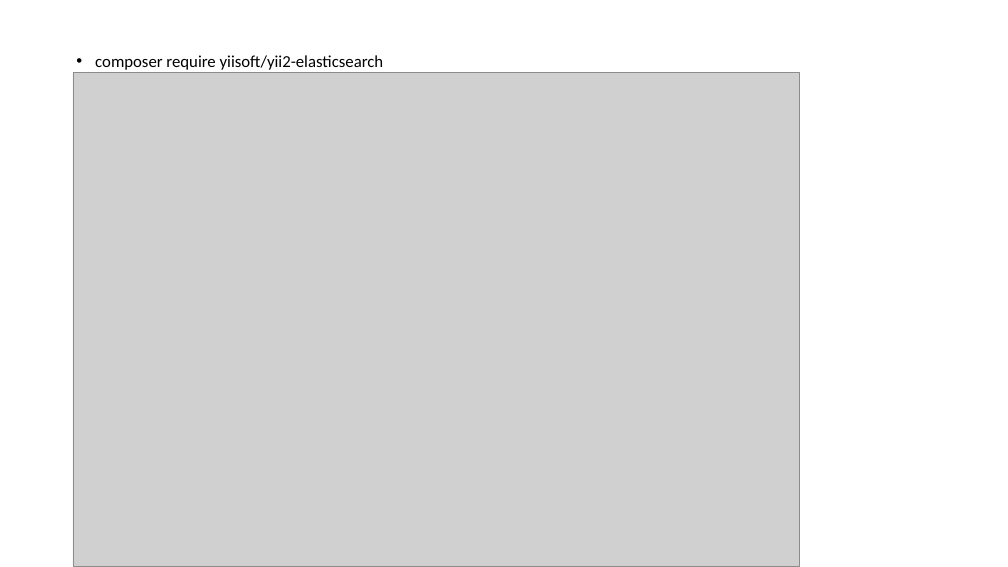
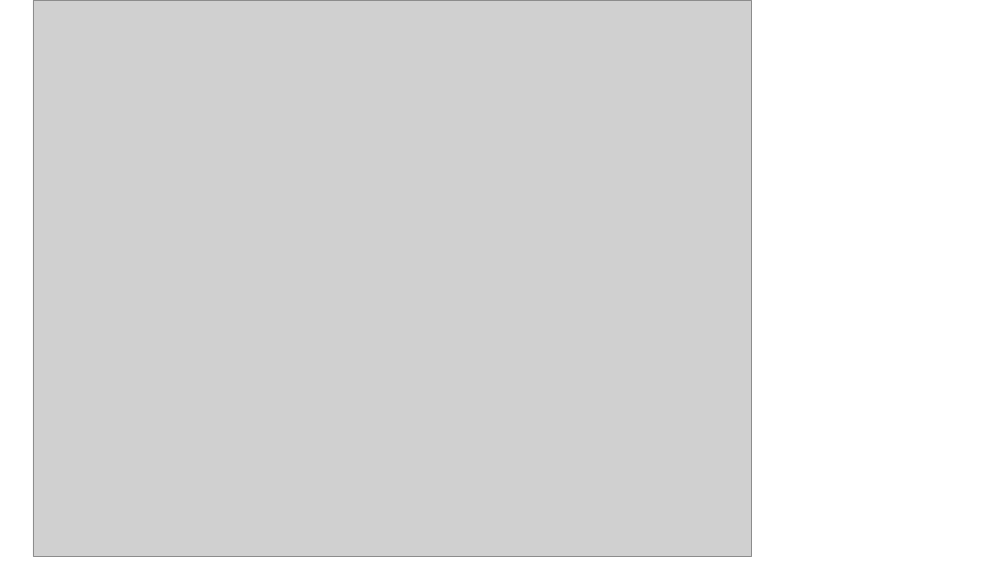
Before and after one commit to lmhfq/reflection-test, a slide deck: slide 3 of elk.pptx. Drawn at 1008x567 pixels with LibreOffice and Linux fonts; fonts in the diff are those of the drawing; grey boxes stand for pictures. Boxes give left, top, right and bottom in pixels: in the first picture for what was removed or moved away, otherwise in the second. Text is boxed around its words. In the diff, an @@ line names an element or a change of style, - is before the commit and + after.

```diff
--- a/elk.pptx
+++ b/elk.pptx
@@ picture: place and size @@
-picture at (73, 72, 800, 566)
+picture at (33, 1, 752, 557)
@@ text removed at (95, 55, 384, 70) @@
-composer require yiisoft/yii2-elasticsearch
```
Also in this commit, not shown: 1 other slide changed, 1 slide added, 1 slide removed, 17 other files.
